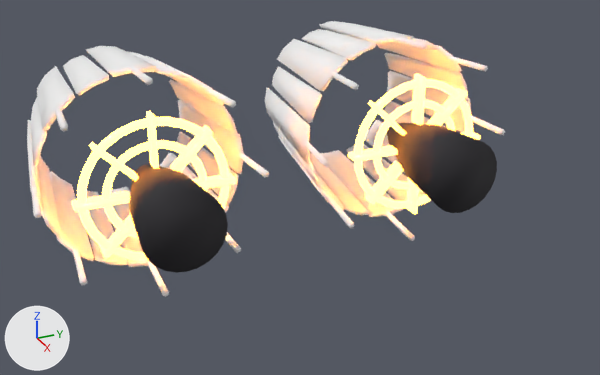
A saved change to the glTF model assets/models3d/g4_kit/g4_afterburner.glb.
Camera for both pictures: a 50 mm lens placed at (-3.74, -1.93, 2.89), pointed at (-8.18, 0.07, 0.67). The axes (+X, +Y, +Z) are drawn at lower left. The lights are the same throughout. The first picture is the older version. Where no turn or scale is listed for an object, it has been applied to the vertices.

Objects in the first picture: 'G4_nozzle_ab_L', 'G4_nozzle_ab_R', 'G4_nozzle_petals_L', 'G4_nozzle_petals_R'.
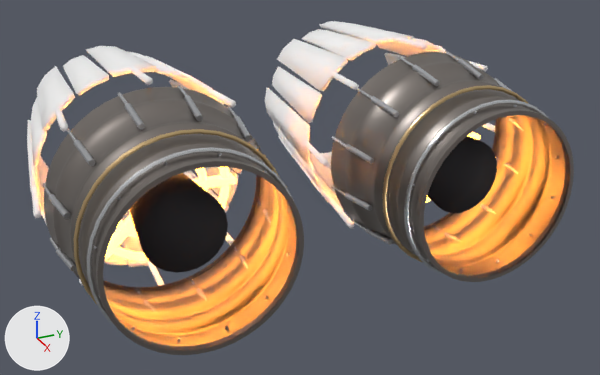
Patch to the scene script:
```diff
--- a/assets/models3d/g4_kit/g4_afterburner.glb.py
+++ b/assets/models3d/g4_kit/g4_afterburner.glb.py
@@ mat_g4_mat_eng_pipes @@
+mat_g4_mat_eng_pipes = principled_material('G4_Mat_Eng_Pipes')
+mat_g4_mat_eng_pipes.base_color = (0.76, 0.78, 0.8)  # white #e2e5e7
+mat_g4_mat_eng_pipes.metallic = 0.96
+mat_g4_mat_eng_pipes.roughness = 0.22
@@ mat_g4_mat_eng_turbineheat @@
+mat_g4_mat_eng_turbineheat = principled_material('G4_Mat_Eng_TurbineHeat')
+mat_g4_mat_eng_turbineheat.base_color = (0.28, 0.25, 0.23)  # grey #908984
+mat_g4_mat_eng_turbineheat.metallic = 0.92
+mat_g4_mat_eng_turbineheat.roughness = 0.38
@@ mat_g4_mat_eng_flange @@
+mat_g4_mat_eng_flange = principled_material('G4_Mat_Eng_Flange')
+mat_g4_mat_eng_flange.base_color = (0.6, 0.62, 0.65)  # light grey #cbced3
+mat_g4_mat_eng_flange.metallic = 0.92
+mat_g4_mat_eng_flange.roughness = 0.3
@@ mat_g4_mat_eng_copperline @@
+mat_g4_mat_eng_copperline = principled_material('G4_Mat_Eng_CopperLine')
+mat_g4_mat_eng_copperline.base_color = (0.72, 0.52, 0.26)  # beige #ddbf8b
+mat_g4_mat_eng_copperline.metallic = 0.92
+mat_g4_mat_eng_copperline.roughness = 0.28
@@ me_g4_ab_duct_r @@
+me_g4_ab_duct_r.from_pydata(...)  # 2076 vertices, 3888 faces; spans x 0.059..0.95, y -1.522..-0.238, z -0.642..0.642
+# faces by material slot: [1632, 768, 912, 576]
+me_g4_ab_duct_r.materials.append(mat_g4_mat_eng_turbineheat)  # grey #908984
+me_g4_ab_duct_r.materials.append(mat_g4_mat_eng_flange)  # light grey #cbced3
+me_g4_ab_duct_r.materials.append(mat_g4_mat_eng_pipes)  # white #e2e5e7
+me_g4_ab_duct_r.materials.append(mat_g4_mat_eng_copperline)  # beige #ddbf8b
@@ me_g4_ab_duct_l @@
+me_g4_ab_duct_l.from_pydata(...)  # 2076 vertices, 3888 faces; spans x 0.059..0.95, y 0.238..1.522, z -0.642..0.642
+# faces by material slot: [1632, 768, 912, 576]
+me_g4_ab_duct_l.materials.append(mat_g4_mat_eng_turbineheat)  # grey #908984
+me_g4_ab_duct_l.materials.append(mat_g4_mat_eng_flange)  # light grey #cbced3
+me_g4_ab_duct_l.materials.append(mat_g4_mat_eng_pipes)  # white #e2e5e7
+me_g4_ab_duct_l.materials.append(mat_g4_mat_eng_copperline)  # beige #ddbf8b
@@ ob_g4_ab_duct_r @@
+ob_g4_ab_duct_r = bpy.data.objects.new('G4_ab_duct_R', me_g4_ab_duct_r)
+ob_g4_ab_duct_r.location = (-8.15, 0.0, 0.85)
@@ ob_g4_ab_duct_l @@
+ob_g4_ab_duct_l = bpy.data.objects.new('G4_ab_duct_L', me_g4_ab_duct_l)
+ob_g4_ab_duct_l.location = (-8.15, 0.0, 0.85)
```

Changed parts and their boxes [x1, y1, x2, y2] in the pictures (600 x 375 px):
'G4_ab_duct_R', added
    after: [42, 85, 304, 355]
    faces in mat_g4_mat_eng_turbineheat (grey #908984): [44, 87, 304, 355]
    faces in mat_g4_mat_eng_pipes (white #e2e5e7): [42, 85, 294, 324]
    faces in mat_g4_mat_eng_copperline (beige #ddbf8b): [74, 129, 279, 304]
    faces in mat_g4_mat_eng_flange (light grey #cbced3): [49, 95, 290, 341]
'G4_ab_duct_L', added
    after: [331, 51, 574, 282]
    faces in mat_g4_mat_eng_turbineheat (grey #908984): [331, 52, 574, 282]
    faces in mat_g4_mat_eng_pipes (white #e2e5e7): [331, 51, 548, 274]
    faces in mat_g4_mat_eng_flange (light grey #cbced3): [344, 59, 559, 272]
    faces in mat_g4_mat_eng_copperline (beige #ddbf8b): [382, 85, 529, 264]
'G4_nozzle_ab_L', unchanged, covered by the edit
    before: [348, 74, 497, 214]
    after: [426, 132, 497, 213]
